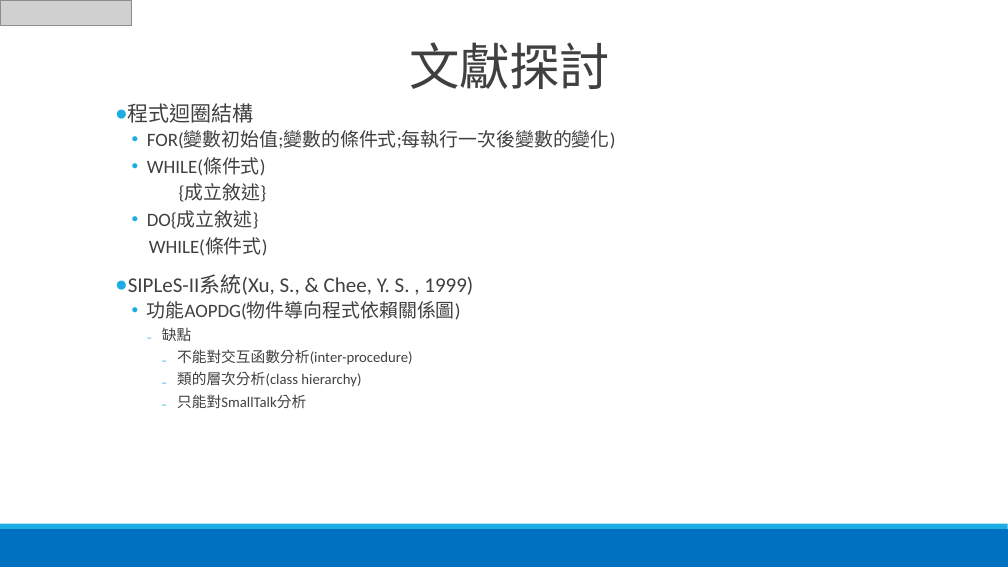
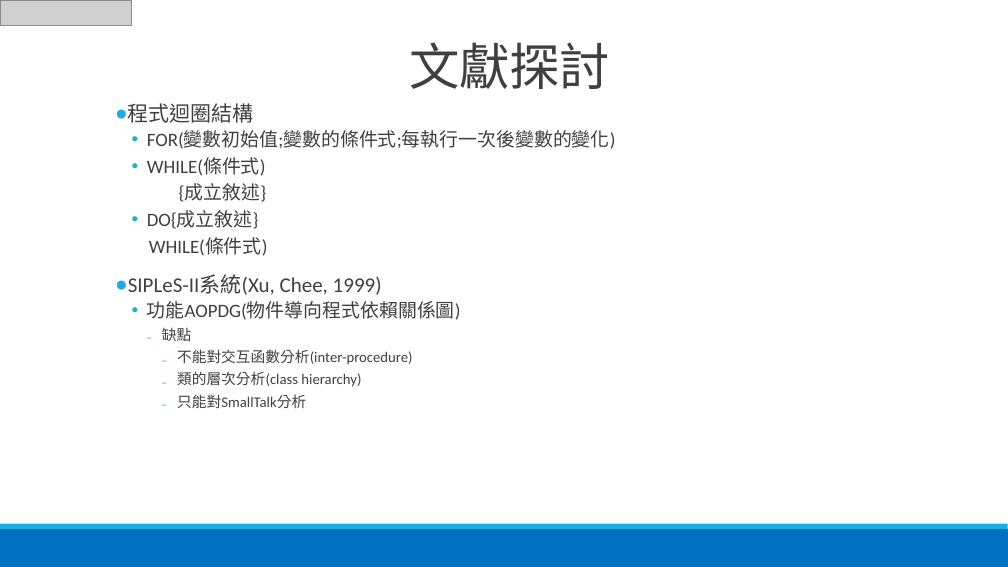
Before and after one commit to imnate/Paper, a slide deck: slide 10 of paper.pptx. Drawn at 1008x567 pixels with LibreOffice and Linux fonts; fonts in the diff are those of the drawing; grey boxes stand for pictures. Boxes give left, top, right and bottom in pixels: in the first picture for what was removed or moved away, otherwise in the second. Text is boxed around its words. In the diff, an @@ line names an element or a change of style, - is before the commit and + after.

```diff
--- a/paper.pptx
+++ b/paper.pptx
@@ text at bbox=[128, 274, 382, 295]: text changed @@
-● SIPLeS-II系統(Xu, S., & Chee, Y. S. , 1999)
+● SIPLeS-II系統(Xu, Chee, 1999)
```
Also in this commit, not shown: 5 other slides changed, 44 other files.
